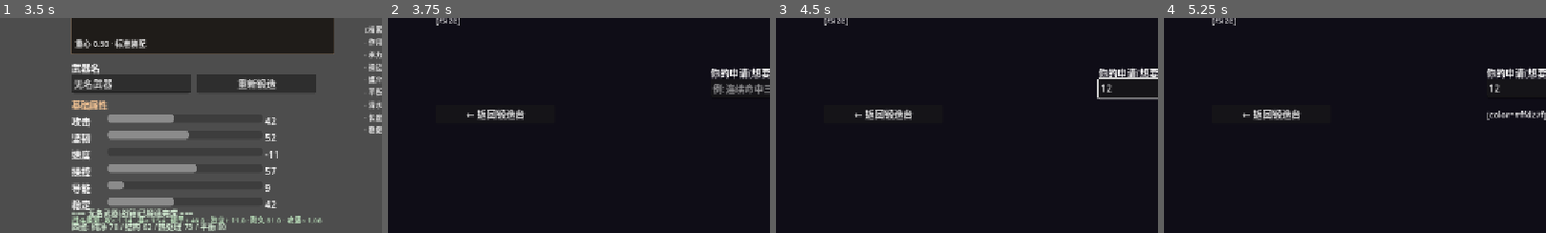
Above: before the commit, frames 1-4 (left to right).
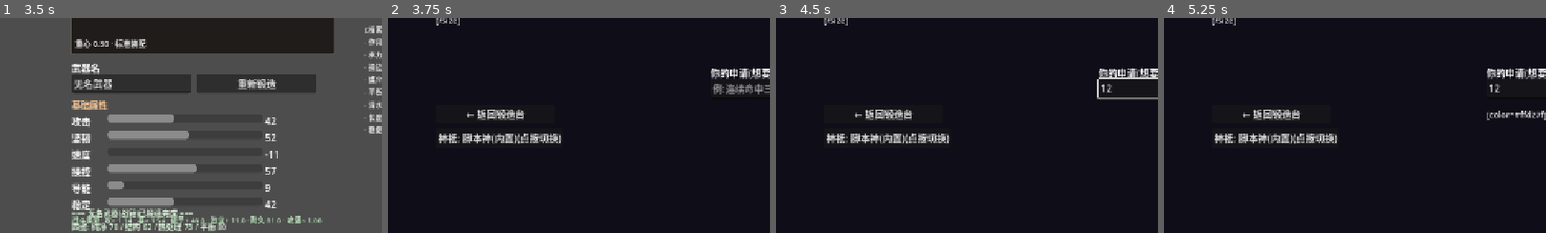
Above: after the commit, the same moments.

Repository: wuzhang114/forgegod
Game: Godot game, scene res://scenes/forge/forge_scene.tscn
Two runs of this game, one before a commit and one after it. Both use one fixed random seed, a clock stepped at 60 frames per second and the inputs below.
Inputs (mouse positions are % of the whole screen's width and height, from its top left):
- Up to frame 1 (3.5 s): click "确定并进入下一步(锻打) >" at 0.5 s; click "确定并进入下一步(热处理) >" at 1.25 s; click "确定并进入下一步(装配) >" at 2 s; click "完成锻造(前往神前交涉)" at 2.75 s
- Up to frame 2 (3.75 s): click "前往神裁砧(交涉) >" at 3.5 s
- Up to frame 3 (4.5 s): click (59, 66) at 4.27 s; type "12" at 4.35 s
- Up to frame 4 (5.25 s): click "上奏" at 5 s
The pictures show only the part of the screen within x 0-50%, y 50-100%; the shares and areas given below are measured in that part.

Frame 1 is identical in both runs. In frame 2, 1.2% of the frame differs, in the area x 13-46%, y 53-59%; in frame 3, 1.2%; in frame 4, 1.2%.

Commit message:
feat(app): 第5步 - 神祇适配器(DivineAdjudicator协议+脚本神/本地/云端Adapter+Provider切换), 架构5步全部完成

Diff:
--- /dev/null
+++ b/godot-prototype/adapters/negotiation/local_ai_adapter.gd
@@ -0,0 +1,30 @@
+## LocalAIAdapter: 本地 AI 神(桩;按 PROMPT_god.md 协议就位)。
+## 检测: user://god/local_god_key.txt 存在即视为可用;未接入时礼貌驳回(可回退)。
+
+extends RefCounted
+
+const Base := preload("res://domain/negotiation/divine_adjudicator.gd")
+
+const KEY_PATH := "user://god/local_god_key.txt"
+
+
+## 探活: 本地模型端点/密钥可用性(桩: 检查密钥文件)
+func probe() -> bool:
+	return FileAccess.file_exists(KEY_PATH)
+
+
+func adjudicate(facts: Dictionary, app: String) -> Dictionary:
+	if not probe():
+		return Base.normalize({
+			"stance": "REFUSE",
+			"speech": "本地神祇尚未被唤醒(缺少 user://god/local_god_key.txt)。此间的裁决暂由脚本神代理。",
+			"cited_fact_ids": [], "missing": [], "refuse_reason": "local_ai_not_ready", "draft": ""})
+	# TODO(协议就位): 调用本地端点(参见 PROMPT_god.md),校验返回后 normalize/validate
+	return Base.normalize({
+		"stance": "REFUSE",
+		"speech": "(本地 AI 接入点已检测到密钥;实现见 PROMPT_god.md 协议)",
+		"cited_fact_ids": [], "missing": [], "refuse_reason": "local_ai_stub", "draft": ""})
+
+
+func display_name() -> String:
+	return "本地 AI(桩)"
--- /dev/null
+++ b/godot-prototype/adapters/negotiation/remote_ai_adapter.gd
@@ -0,0 +1,17 @@
+## RemoteAIAdapter: 云端 AI 神(桩;协议就位后接远端服务)。
+
+extends RefCounted
+
+const Base := preload("res://domain/negotiation/divine_adjudicator.gd")
+const Local := preload("res://adapters/negotiation/local_ai_adapter.gd")
+
+
+func adjudicate(facts: Dictionary, app: String) -> Dictionary:
+	return Base.normalize({
+		"stance": "REFUSE",
+		"speech": "云端神座未达成联系(远程 AI 接入待定;通用协议见 PROMPT_god.md)。",
+		"cited_fact_ids": [], "missing": [], "refuse_reason": "remote_ai_not_configured", "draft": ""})
+
+
+func display_name() -> String:
+	return "云端 AI(桩)"
--- /dev/null
+++ b/godot-prototype/adapters/negotiation/scripted_god_adapter.gd
@@ -0,0 +1,15 @@
+## ScriptedGodAdapter: 脚本神适配器(首个 Adapter;协议稳定后可替换为本地/云端 AI)。
+
+extends RefCounted
+
+const Base := preload("res://domain/negotiation/divine_adjudicator.gd")
+const ScriptedGod := preload("res://core/negotiation/scripted_god.gd")
+
+
+func adjudicate(facts: Dictionary, app: String) -> Dictionary:
+	return Base.normalize(ScriptedGod.adjudicate(facts, app))
+
+
+## 显示名(UI 选择)
+func display_name() -> String:
+	return "脚本神(内置)"
--- /dev/null
+++ b/godot-prototype/application/negotiation_provider.gd
@@ -0,0 +1,33 @@
+## NegotiationProvider: 谈判适配器工厂(按 GameApp.run.world_flags.god_mode 选择)。
+## modes: scripted(默认) | local | remote;未知回落 scripted。
+
+extends RefCounted
+
+const Scripted := preload("res://adapters/negotiation/scripted_god_adapter.gd")
+const LocalAI := preload("res://adapters/negotiation/local_ai_adapter.gd")
+const RemoteAI := preload("res://adapters/negotiation/remote_ai_adapter.gd")
+
+const MODES := ["scripted", "local", "remote"]
+
+
+static func create(mode: String = "") -> Object:
+	match mode:
+		"local":
+			return LocalAI.new()
+		"remote":
+			return RemoteAI.new()
+		_:
+			return Scripted.new()
+
+
+## 读取当前模式(RunState 世界标记;未声明默认 scripted)
+static func mode_of(run) -> String:
+	var m := str(run.world_flags.get("god_mode", "scripted"))
+	return m if m in MODES else "scripted"
+
+
+static func cycle_mode(run) -> String:
+	var m := mode_of(run)
+	var idx := (MODES.find(m) + 1) % MODES.size()
+	run.world_flags["god_mode"] = MODES[idx]
+	return MODES[idx]
--- /dev/null
+++ b/godot-prototype/domain/negotiation/divine_adjudicator.gd
@@ -0,0 +1,42 @@
+## DivineAdjudicator: 神前交涉适配器协议(接口 + 结构化 DivineTurn 定义与校验)。
+## 实现: ScriptedGodAdapter(脚本神) / LocalAIAdapter / RemoteAIAdapter。
+## 统一产出 {stance, speech, cited_fact_ids, missing, refuse_reason, draft}。
+
+extends RefCounted
+
+const STANCES := ["QUESTION", "COUNTEROFFER", "PROPOSE", "REFUSE"]
+const TURN_KEYS := ["stance", "speech", "cited_fact_ids", "missing", "refuse_reason", "draft"]
+
+
+## 子类实现: 依据武器事实档案裁决申请,返回结构化 DivineTurn
+func adjudicate(_facts: Dictionary, _app: String) -> Dictionary:
+	push_error("DivineAdjudicator: subclass must implement adjudicate()")
+	return _empty_turn()
+
+
+static func _empty_turn() -> Dictionary:
+	return {"stance": "QUESTION", "speech": "", "cited_fact_ids": [], "missing": [],
+		"refuse_reason": "", "draft": ""}
+
+
+## 规范化: 缺失字段补默认(过载/第三方实现容错)
+static func normalize(turn: Dictionary) -> Dictionary:
+	var out := _empty_turn()
+	for k in TURN_KEYS:
+		if turn.has(k):
+			out[k] = turn[k]
+	return out
+
+
+## 结构校验(防幻觉/畸形响应): stance 合法 + speech 非空 + draft 为字符串
+static func validate(turn: Dictionary) -> bool:
+	var t := normalize(turn)
+	if not (str(t.stance) in STANCES):
+		return false
+	if str(t.speech).strip_edges().is_empty():
+		return false
+	if not (t.cited_fact_ids is Array or typeof(t.cited_fact_ids) == TYPE_NIL):
+		return false
+	if not (t.draft is String or typeof(t.draft) == TYPE_NIL):
+		return false
+	return true
--- a/godot-prototype/scenes/altar/altar_scene.gd
+++ b/godot-prototype/scenes/altar/altar_scene.gd
@@ -84,6 +84,16 @@
 	ui.retry.custom_minimum_size = Vector2(180, 36)
 	ui.retry.pressed.connect(func(): ui.accept.visible = false; ui.stance.text = "")
 	add_child(ui.retry)
+	# 神祇适配器切换(脚本神/本地AI桩/云端AI桩;默认脚本神,行为不变)
+	var Provider := preload("res://application/negotiation_provider.gd")
+	ui.mode_btn = Button.new()
+	ui.mode_btn.position = Vector2(80, 545)
+	ui.mode_btn.custom_minimum_size = Vector2(200, 32)
+	ui.mode_btn.pressed.connect(func():
+		Provider.cycle_mode(GameApp.run)
+		_refresh_mode_btn())
+	add_child(ui.mode_btn)
+	_refresh_mode_btn()
 	ui.battle = Button.new()
 	ui.battle.text = "把武器送上棋盘,开始验证战斗"
 	ui.battle.position = Vector2(540, 600)
@@ -123,7 +133,9 @@
 	if app.is_empty():
 		_say("你", "(尚未开口)")
 		return
-	var turn := God.adjudicate(Session.weapon_facts, app)
+	var Provider := preload("res://application/negotiation_provider.gd")
+	var god := Provider.create(Provider.mode_of(GameApp.run))
+	var turn: Dictionary = god.adjudicate(Session.weapon_facts, app)
 	Session.divine_turn = turn
 	_say("你", app)
 	_say("神", turn.speech)
@@ -157,3 +169,10 @@
 	# 契约定稿同步进 RunState(存档基础)
 	GameApp.run.contract_src = str(Session.divine_contract.get("source", ""))
 	GameApp.goto("battle")
+
+
+## 神祇模式按钮刷新
+func _refresh_mode_btn() -> void:
+	var Provider := preload("res://application/negotiation_provider.gd")
+	var p := Provider.create(Provider.mode_of(GameApp.run))
+	ui.mode_btn.text = "神祇: %s(点按切换)" % p.display_name()
--- a/godot-prototype/tests/run_headless.gd
+++ b/godot-prototype/tests/run_headless.gd
@@ -25,6 +25,7 @@
 const BattleScenarioTests := preload("res://tests/test_battle_scenario.gd")
 const ContentRegistryTests := preload("res://tests/test_content_registry.gd")
 const SettlementTests := preload("res://tests/test_settlement.gd")
+const NegotiationTests := preload("res://tests/test_negotiation_adapter.gd")
 const ForgeTests := preload("res://tests/test_forge.gd")
 const GodTests := preload("res://tests/test_scripted_god.gd")
 const BalanceTests := preload("res://tests/test_balance.gd")
@@ -797,6 +798,7 @@
 	_test_battle_scenario()
 	_test_content_registry()
 	_test_settlement()
+	_test_negotiation()
 	_test_forge_core()
 	_test_scripted_god()
 	_test_balance()
@@ -1782,6 +1784,13 @@
 	_check(r.ok, "经营结算测试全绿")
 
 
+func _test_negotiation() -> void:
+	var t := NegotiationTests.new()
+	var r: Dictionary = t.run()
+	print("-- 谈判适配器: 通过 %d / 失败 %d --" % [r.pass, r.fail])
+	_check(r.ok, "谈判适配器测试全绿")
+
+
 func _test_forge_core() -> void:
 	var t := ForgeTests.new()
 	var r: Dictionary = t.run()
--- /dev/null
+++ b/godot-prototype/tests/test_negotiation_adapter.gd
@@ -0,0 +1,82 @@
+## 谈判适配器测试(架构第 5 步): DivineTurn 协议 / 脚本神适配器 / AI 桩 / Provider 工厂。
+## 由 run_headless.gd 调用; 运行: godot --headless --path godot-prototype -s tests/run_headless.gd
+
+extends RefCounted
+
+const Base := preload("res://domain/negotiation/divine_adjudicator.gd")
+const ScriptedAdapter := preload("res://adapters/negotiation/scripted_god_adapter.gd")
+const LocalAI := preload("res://adapters/negotiation/local_ai_adapter.gd")
+const RemoteAI := preload("res://adapters/negotiation/remote_ai_adapter.gd")
+const Provider := preload("res://application/negotiation_provider.gd")
+const RunState := preload("res://app/run_state.gd")
+
+var _passes := 0
+var _fails := 0
+
+
+func run() -> Dictionary:
+	_test_turn_protocol()
+	_test_scripted_adapter()
+	_test_ai_stubs()
+	_test_provider_factory()
+	return {"ok": _fails == 0, "pass": _passes, "fail": _fails}
+
+
+func _check(cond: bool, label: String) -> void:
+	if cond:
+		_passes += 1
+	else:
+		_fails += 1
+		printerr("GOD FAIL: " + label)
+
+
+func _mk_facts() -> Dictionary:
+	var Forge := preload("res://core/forge/forge_core.gd")
+	return Forge.build("test", "longsword", "试剑",
+		{"action": "star_iron", "bearing": "blackwood", "control": "silverwood", "medium": "frost_steel"},
+		{"length": 0.6, "thickness": 0.5, "balance": 0.5},
+		{"purity_roll": 0.8, "quench": "salt", "temper": false, "keep_stress": false,
+			"techniques": ["folded"], "balance_bias": false, "style": "steady"})
+
+
+func _test_turn_protocol() -> void:
+	var good := Base.normalize({"stance": "PROPOSE", "speech": "应允", "draft": "device 契约"})
+	_check(Base.validate(good), "合法 DivineTurn 通过校验")
+	var bad := Base.normalize({"stance": "WISH", "speech": ""})
+	_check(not Base.validate(bad), "非法 stance/空 speech 被拒")
+	var partial := Base.normalize({"stance": "QUESTION", "speech": "质询"})
+	_check(partial.has("cited_fact_ids") and partial.has("draft"), "缺字段补齐")
+
+
+func _test_scripted_adapter() -> void:
+	var adapter := ScriptedAdapter.new()
+	var turn := adapter.adjudicate(_mk_facts(), "召唤一道雷霆")
+	_check(Base.validate(turn), "脚本神输出通过协议校验")
+	_check(str(turn.stance) in Base.STANCES, "stance 合法")
+
+
+func _test_ai_stubs() -> void:
+	var local := LocalAI.new()
+	_check(local.probe() == false, "无密钥时本地 AI 未探活")
+	var turn := local.adjudicate(_mk_facts(), "任意申请")
+	_check(Base.validate(turn), "本地桩输出合法")
+	_check(str(turn.get("refuse_reason", "")) == "local_ai_not_ready", "本地桩回退理由")
+	var remote := RemoteAI.new()
+	var rturn := remote.adjudicate(_mk_facts(), "任意申请")
+	_check(Base.validate(rturn) and str(rturn.get("refuse_reason", "")) == "remote_ai_not_configured",
+		"云端桩输出合法")
+
+
+func _test_provider_factory() -> void:
+	var s := Provider.create("scripted")
+	_check(s.has_method("adjudicate") and s.has_method("display_name"), "scripted 适配器可调用")
+	var l := Provider.create("local")
+	_check(l.has_method("adjudicate"), "local 适配器可调用")
+	var r := RunState.new()
+	r.new_run(1)
+	_check(Provider.mode_of(r) == "scripted", "默认脚本神模式")
+	_check(Provider.cycle_mode(r) == "local", "切换 -> local")
+	_check(Provider.cycle_mode(r) == "remote", "切换 -> remote")
+	_check(Provider.cycle_mode(r) == "scripted", "循环回 scripted")
+	r.world_flags["god_mode"] = "nope"
+	_check(Provider.mode_of(r) == "scripted", "未知模式回落")
Not shown, changed: README.md
Not shown, changed: session-log.md
